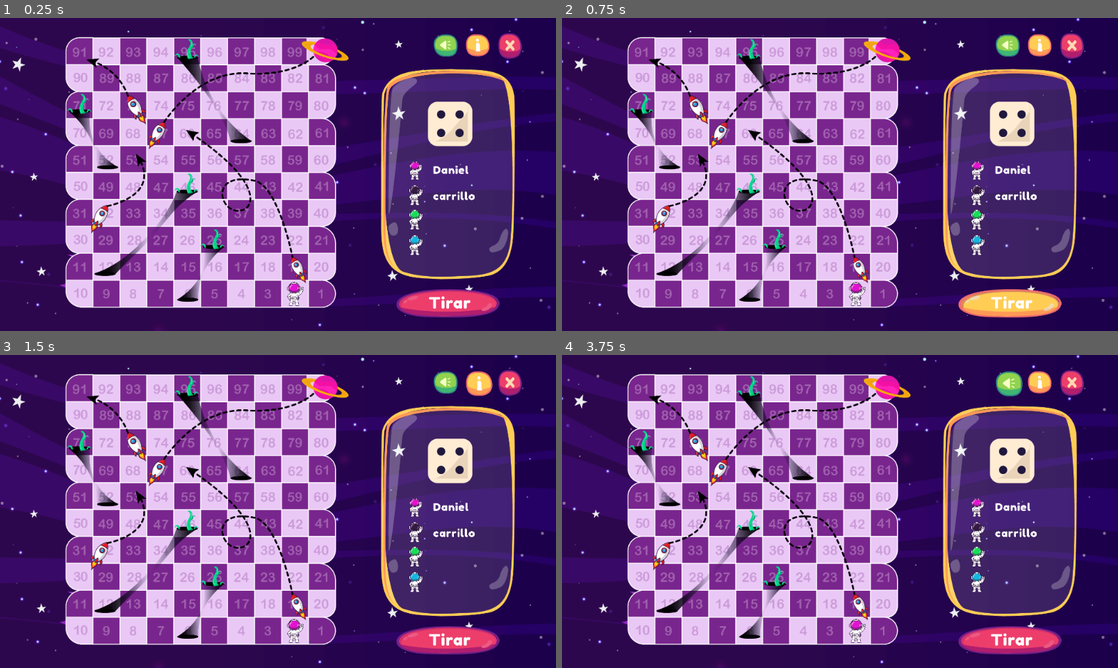
Above: before the commit, frames 1-4 (two rows, left to right).
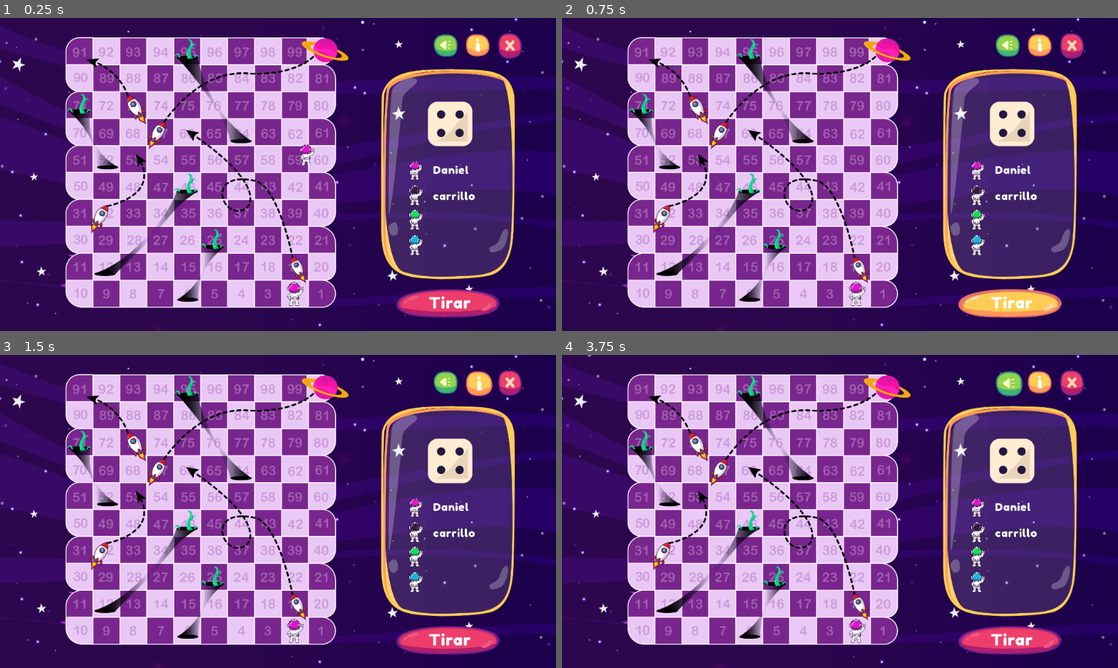
Above: after the commit, the same moments.

Repository: carrilloycardenas/Carrera-espacial
Game: Godot game, scene res://tablero/tablero.tscn
The game is run twice, just before and just after one commit, with the same random seed, the same clock (stepped at 60 frames per second) and the same inputs. The project has no main scene, so this scene is started directly.
Inputs (mouse positions are in pixels of both pictures, inside the frame that each line leads up to):
- Up to frame 1 (0.25 s): no input
- Up to frame 2 (0.75 s): click (1012, 302) at 0.5 s
- Up to frame 3 (1.5 s): click (478, 383) at 1.25 s
- Up to frame 4 (3.75 s): click (1006, 383) at 2 s; tap Enter at 2.75 s; hold Right (ui_right) 2.78-3.53 s; tap Space at 3.5 s; hold Down (ui_down) from 3.53 s (still down)

The runs differ from the first frame. In frame 1, 0.1% of the frame differs, in the area x 54-57%, y 40-48%; in frame 2, nothing differs; in frame 3, nothing differs; in frame 4, less than 0.1%.

Commit message:
Update tablero.tscn

Diff:
--- a/tablero/tablero.tscn
+++ b/tablero/tablero.tscn
@@ -18,6 +18,7 @@
 [ext_resource path="res://assets/astronauta-2-negro.png" type="Texture" id=16]
 [ext_resource path="res://assets/astronauta-3-verde.png" type="Texture" id=17]
 [ext_resource path="res://assets/astronauta-4-azul.png" type="Texture" id=18]
+[ext_resource path="res://sprites/astro1.tscn" type="PackedScene" id=19]
 
 [sub_resource type="DynamicFont" id=1]
 size = 37
@@ -139,6 +140,9 @@
 scale = Vector2( 0.533333, 0.533334 )
 texture = ExtResource( 11 )
 
+[node name="astro1" parent="." instance=ExtResource( 19 )]
+position = Vector2( 552, 296 )
+
 [node name="astro1-rosa" type="Sprite" parent="."]
 position = Vector2( 544, 508 )
 scale = Vector2( 0.256876, 0.256876 )
Not shown: 1 places in tablero/tablero.tscn that only renumber resources
